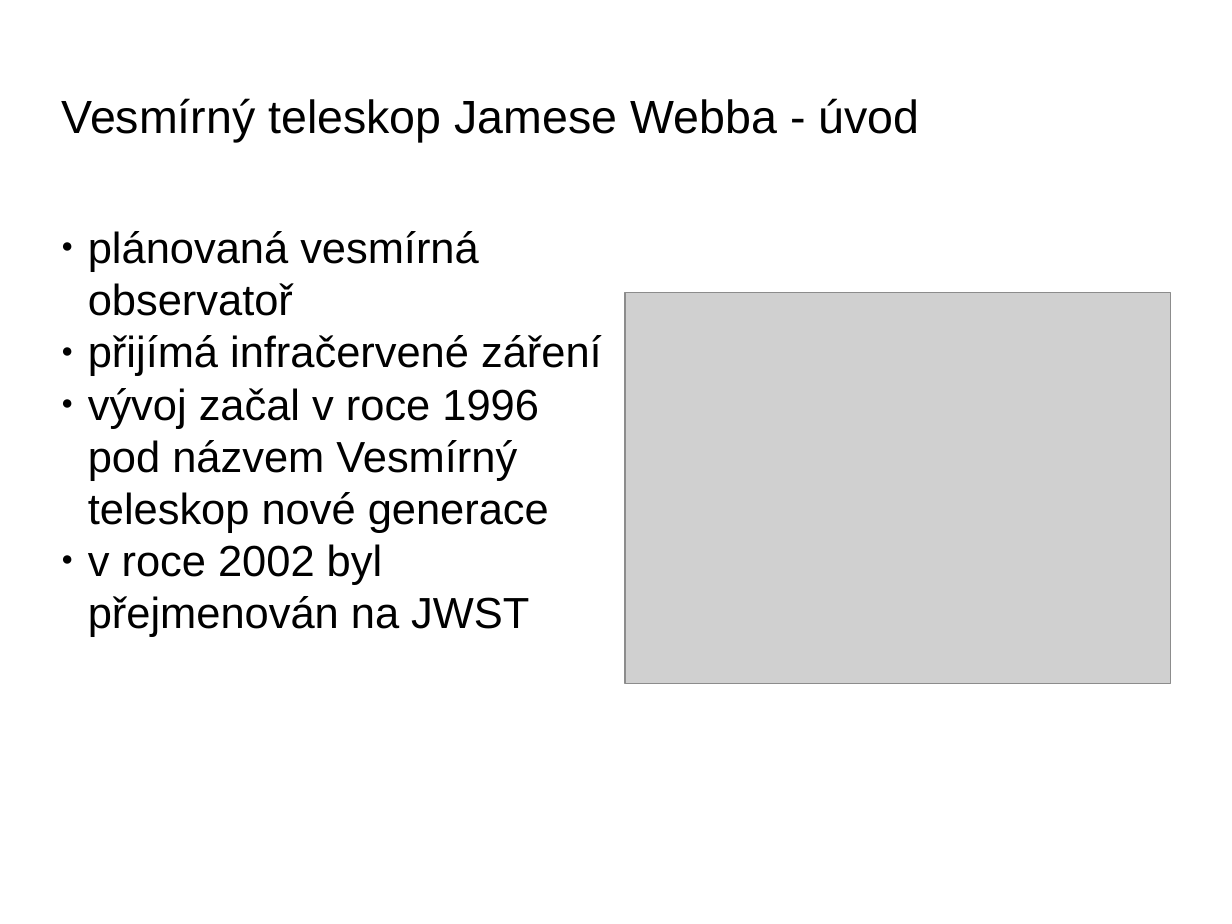
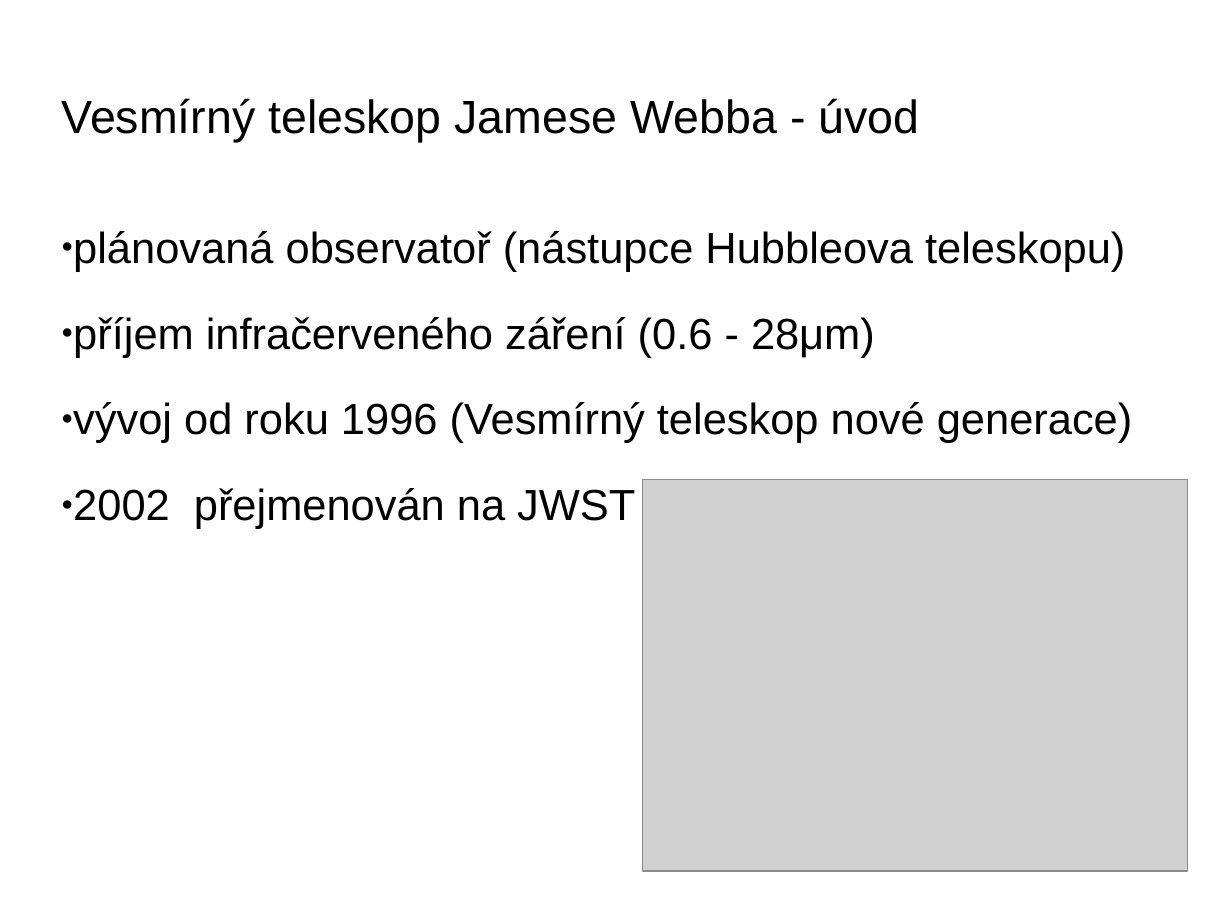
Before and after one commit to fast4shoot/FYO2015, a slide deck: slide 11 of slides/teleskopy.pptx. Drawn at 1232x924 pixels with LibreOffice and Linux fonts; fonts in the diff are those of the drawing; grey boxes stand for pictures; background and template pictures are left out. Boxes give left, top, right and bottom in pixels: in the first picture for what was removed or moved away, otherwise in the second. Text is boxed around its words. In the diff, an @@ line names an element or a change of style, - is before the commit and + after.

```diff
--- a/slides/teleskopy.pptx
+++ b/slides/teleskopy.pptx
@@ text at [73,231,1133,529]: text changed @@
-● plánovaná vesmírná observatoř
-● přijímá infračervené záření
-● vývoj začal v roce 1996 pod názvem Vesmírný teleskop nové generace
-● v roce 2002 byl přejmenován na JWST
+● plánovaná observatoř (nástupce Hubbleova teleskopu)
+● příjem infračerveného záření (0.6 - 28μm)
+● vývoj od roku 1996 (Vesmírný teleskop nové generace)
+● 2002 přejmenován na JWST
@@ picture: place and size @@
-picture at [625,292,1171,683]
+picture at [643,480,1188,871]
```
Also in this commit, not shown: 9 other slides changed, 4 slides added, 1 other file.
